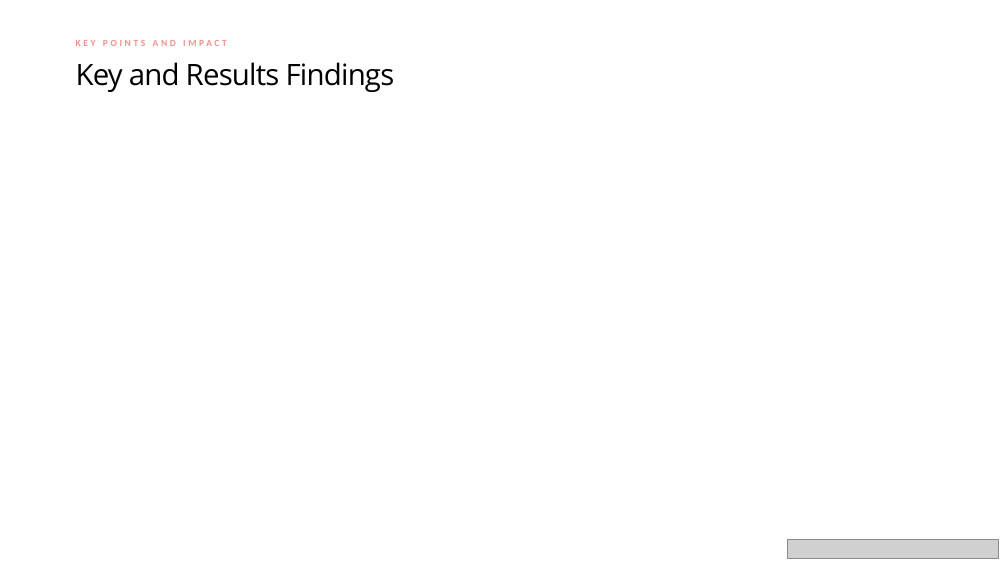
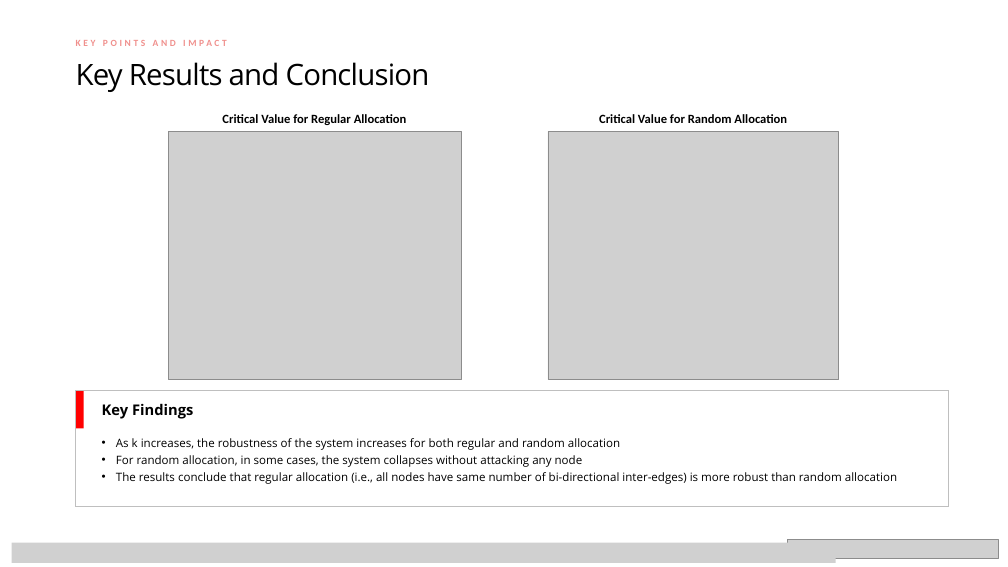
Before and after one commit to tonyrunqihuang/18755-Projects-Network-Destroy-Repair-Game, a slide deck: slide 5 of paper presentation/Paper Presentation_Group 8.pptx. Drawn at 1008x567 pixels with LibreOffice and Linux fonts; fonts in the diff are those of the drawing; grey boxes stand for pictures. Boxes give left, top, right and bottom in pixels: in the first picture for what was removed or moved away, otherwise in the second. Text is boxed around its words. In the diff, an @@ line names an element or a change of style, - is before the commit and + after.

```diff
--- a/paper presentation/Paper Presentation_Group 8.pptx
+++ b/paper presentation/Paper Presentation_Group 8.pptx
@@ title at (129, 62, 430, 86): text changed @@
-Key and Results Findings
+Key Results and Conclusion
@@ group added at (169, 114, 839, 380): 2 pictures, 2 texts @@
+Critical Value for Random Allocation
+Critical Value for Regular Allocation
@@ rectangle added at (76, 391, 84, 429), fill #FF0000 @@
@@ rectangle added at (76, 391, 949, 507), outline #BFBFBF 0.25 pt @@
@@ text added at (102, 403, 193, 419), 14 pt, text #000000, bold @@
+Key Findings
@@ text added at (116, 438, 897, 484), 11 pt, text #000000 @@
+• As k increases, the robustness of the system increases for both regular and random allocation
+• For random allocation, in some cases, the system collapses without attacking any node
+• The results conclude that regular allocation (i.e., all nodes have same number of bi-directional inter-edges) is more robust than random allocation
@@ picture added at (12, 543, 836, 563) @@
```
Also in this commit, not shown: 4 other slides changed.
